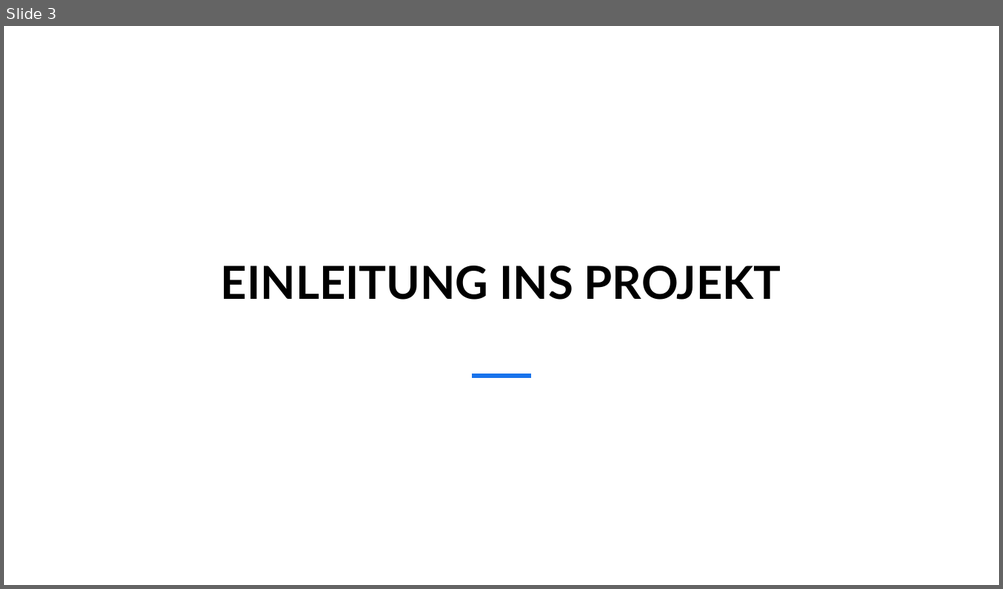
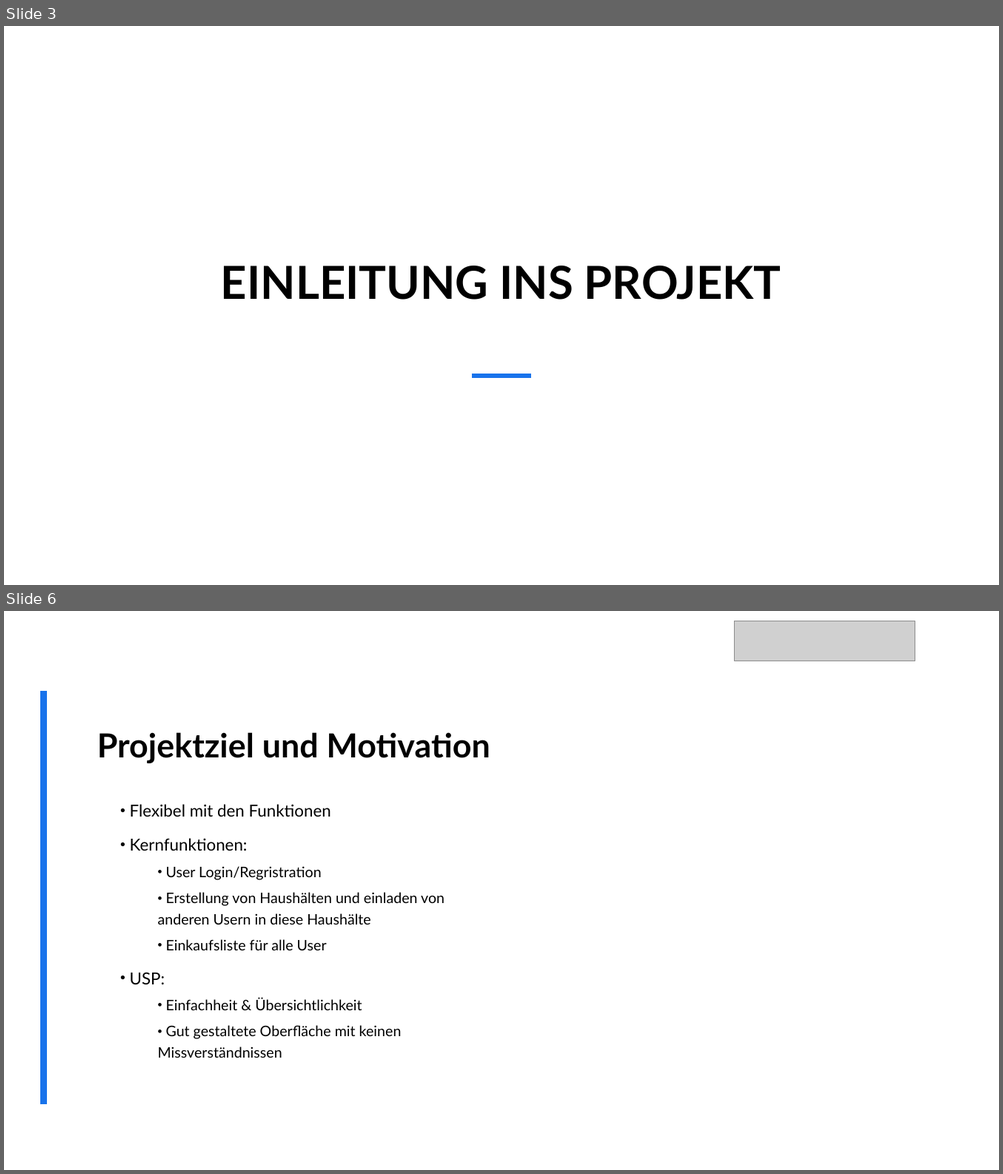
Before and after one commit to MasterLini/HomeSphere, a slide deck: Project-management/999. Abschlusspräsentation/Abschlusspräsentation 25.02.2025 HomeSphere.pptx. Shown one above the other, each under a label of ours: slide 3 before the commit, slides 3 and 6 after it; the slides between them are not shown. The pictures are 1003x589 and 1003x1174 pixels, drawn with LibreOffice and Linux fonts; fonts in the diff are those of the drawing; grey boxes stand for pictures; background and template pictures are left out. Boxes give left, top, right and bottom in pixels: in the first picture for what was removed or moved away, otherwise in the second. Text is boxed around its words. In the diff, an @@ line names an element or a change of style, - is before the commit and + after.

```diff
--- a/Project-management/999. Abschlusspräsentation/Abschlusspräsentation 25.02.2025 HomeSphere.pptx
+++ b/Project-management/999. Abschlusspräsentation/Abschlusspräsentation 25.02.2025 HomeSphere.pptx
@@ slide 6 added at [4, 611, 999, 1170], background picture (left out) @@
@@ picture added at [734, 621, 915, 661] @@
@@ rectangle added at [41, 691, 513, 1105], fill #FFFFFF @@
@@ line added from (43, 1105) to (43, 691), #1973EB 6 pt @@
@@ title added at [97, 732, 490, 763], 32 pt, text #000000, bold @@
+Projektziel und Motivation
@@ text added at [130, 804, 444, 1058], 14 pt, text #000000 @@
+• Flexibel mit den Funktionen
+• Kernfunktionen:
+  • User Login/Regristration
+  • Erstellung von Haushälten und einladen von anderen Usern in diese Haushälte
+  • Einkaufsliste für alle User
+• USP:
+  • Einfachheit & Übersichtlichkeit
+  • Gut gestaltete Oberfläche mit keinen Missverständnissen
```
Also in this commit, not shown: 2 slides changed, 13 other slides added, 1 other file.
